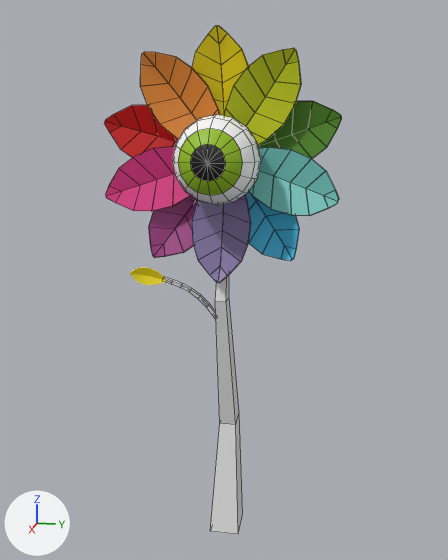
The FBX model MovistarExperience/OkudaUniverse/SM_Flor_Peq/SM_Flor_Peq.fbx as it was, and as the next commit left it.
Rendered twice from a 50 mm lens placed at (4.36, 0.84, 3.11), pointed at (0.2, 0.01, 2.07). Every picture has the same lights, and +X, +Y and +Z are marked at lower left. Mesh edges are drawn as thin lines on the coarser meshes. Where no turn or scale is listed for an object, it has been applied to the vertices.

Objects in the first picture: 'FLOR_PEQ_PETALOS', 'FLOR_PEQ_TALLO'.
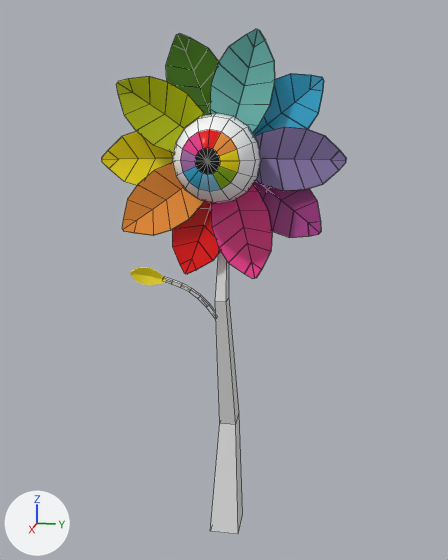
Pixel boxes (x1, y1, x2, y2) of what changed, in the pictures (448 x 560 px; the box of a moved part takes in the faces that stretch with it):
'FLOR_PEQ_PETALOS', recoloured, reshaped
    before: (104, 26, 342, 283)
    after: (101, 29, 347, 278)
part 1 of me_mesh_002, moved or reshaped
    before: (192, 195, 251, 283)
    after: (255, 127, 347, 191)
part 2 of me_mesh_002, moved or reshaped
    before: (105, 147, 191, 211)
    after: (211, 185, 272, 278)
part 3 of me_mesh_002, moved or reshaped
    before: (140, 52, 220, 139)
    after: (122, 163, 205, 236)
part 4 of me_mesh_002, moved or reshaped
    before: (225, 48, 302, 145)
    after: (116, 76, 205, 153)
part 5 of me_mesh_002, moved or reshaped
    before: (249, 147, 339, 216)
    after: (210, 29, 275, 133)
part 6 of me_mesh_002, moved or reshaped
    before: (149, 196, 197, 258)
    after: (253, 181, 321, 238)
part 7 of me_mesh_002, moved or reshaped
    before: (104, 105, 178, 158)
    after: (172, 201, 220, 274)
part 8 of me_mesh_002, moved or reshaped
    before: (192, 26, 249, 116)
    after: (101, 131, 173, 186)
part 9 of me_mesh_002, moved or reshaped
    before: (258, 101, 342, 159)
    after: (166, 34, 219, 115)
part 10 of me_mesh_002, moved or reshaped
    before: (245, 192, 299, 261)
    after: (253, 73, 324, 136)
part 11 of me_mesh_002, moved or reshaped
    before: (172, 114, 261, 205)
    after: (172, 113, 261, 204)

The edits, one by one:
Picture 'TEXTURA GENERAL.png.001' (img_textura_general_png_001) is new.
Material 'Material #2256' (mat_material__2256) is new.
Its texture is img_textura_general_png_001.
Its roughness is 0.0.
me_mesh_002 is used by ob_flor_peq_petalos; location (0.112, 0.0, 2.906).
me_mesh_002 had 594 vertices, 588 faces and spanned x -0.02..0.58, y -0.78..0.78, z -0.82..0.82.
me_mesh_002 no longer uses material mat_m_03 (picture img_textura_general_png).
me_mesh_002 now has 594 vertices, 588 faces and spans x -0.02..0.58, y -0.82..0.82, z -0.78..0.78.
me_mesh_002 part 1: the loose piece of 48 vertices spanning x 0.04..0.26, y -0.2..0.21, z -0.82..-0.02 is turned 90 degrees about the x axis through the mesh origin.
me_mesh_002 part 2: the loose piece of 48 vertices spanning x 0.04..0.26, y -0.78..-0.01, z -0.36..0.08 is turned 90 degrees about the x axis through the mesh origin.
me_mesh_002 part 3: the loose piece of 48 vertices spanning x 0.04..0.26, y -0.52..0.01, z 0.01..0.67 is turned 90 degrees about the x axis through the mesh origin.
me_mesh_002 part 4: the loose piece of 48 vertices spanning x 0.04..0.26, y 0.0..0.52, z 0.0..0.67 is turned 90 degrees about the x axis through the mesh origin.
me_mesh_002 part 5: the loose piece of 48 vertices spanning x 0.04..0.25, y 0.01..0.78, z -0.36..0.08 is turned 90 degrees about the x axis through the mesh origin.
me_mesh_002 part 6: the loose piece of 48 vertices spanning x -0.02..0.2, y -0.51..0.01, z -0.68..0.0 is turned 90 degrees about the x axis through the mesh origin.
me_mesh_002 part 7: the loose piece of 48 vertices spanning x -0.02..0.2, y -0.78..-0.01, z -0.08..0.35 is turned 90 degrees about the x axis through the mesh origin.
me_mesh_002 part 8: the loose piece of 48 vertices spanning x -0.02..0.2, y -0.21..0.2, z 0.02..0.82 is turned 90 degrees about the x axis through the mesh origin.
me_mesh_002 part 9: the loose piece of 48 vertices spanning x -0.02..0.2, y 0.01..0.78, z -0.07..0.36 is turned 90 degrees about the x axis through the mesh origin.
me_mesh_002 part 10: the loose piece of 48 vertices spanning x -0.02..0.2, y 0.0..0.53, z -0.66..-0.01 is turned 90 degrees about the x axis through the mesh origin.
me_mesh_002 part 11: 114 of 594 vertices moved; they spanned x 0.0..0.58, y -0.28..0.29, z -0.29..0.28 and now span x 0.0..0.58, y -0.28..0.29, z -0.28..0.29; mean shift (0.0, 0.0, 0.01); largest move (0.29, 0.21, -0.21) -> (0.29, 0.21, 0.21).
me_mesh_002 now uses material mat_material__2256 (picture img_textura_general_png_001).
